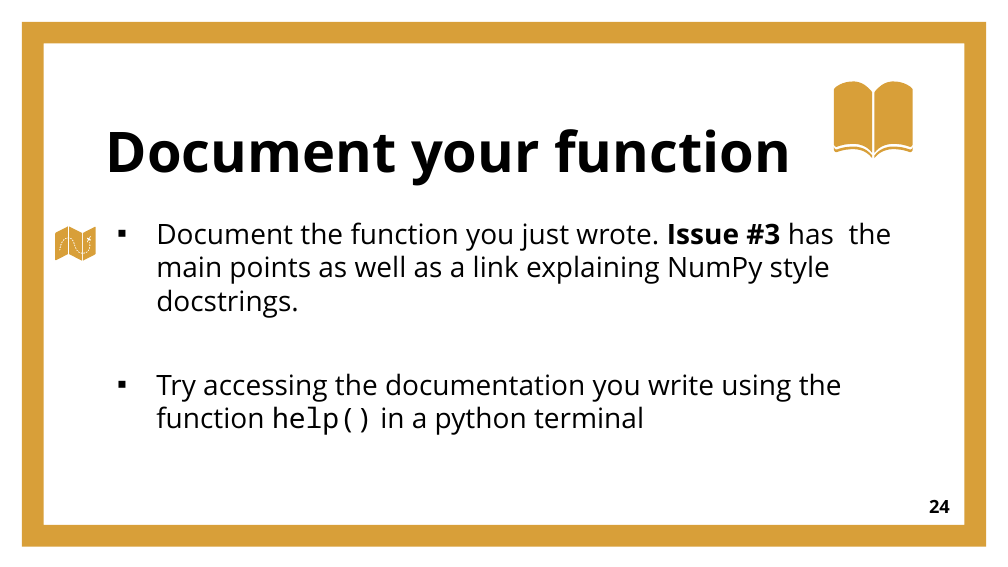
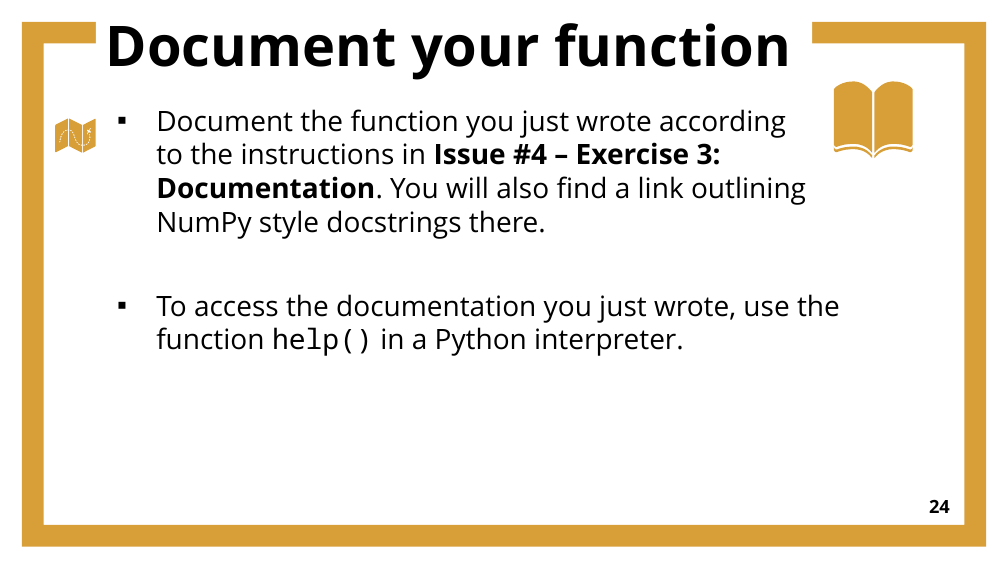
Before and after one commit to joejoeyjoseph/2019-camerino-ODD, a slide deck: slide 24 of materials/ODD_presentation.pptx. Drawn at 1008x567 pixels with LibreOffice and Linux fonts; fonts in the diff are those of the drawing. Boxes give left, top, right and bottom in pixels: in the first picture for what was removed or moved away, otherwise in the second. Text is boxed around its words. In the diff, an @@ line names an element or a change of style, - is before the commit and + after.

Commit message:
Updated presentation and exercises (tested versions)

```diff
--- a/materials/ODD_presentation.pptx
+++ b/materials/ODD_presentation.pptx
@@ title "Document your function": place and size @@
-title "Document your function" at (106,129,791,186)
+title "Document your function" at (106,23,791,80)
@@ title "Document your function" at (106,23,791,80): vertical alignment bottom to top @@
@@ 3 freeform shapes: place and size @@
-3 freeform shapes at (55,227,96,261)
+3 freeform shapes at (55,119,96,153)
@@ text at (156,109,840,356): text changed @@
-▪ Document the function you just wrote. Issue #3 has the main points as well as a link explaining NumPy style docstrings.
-▪ Try accessing the documentation you write using the function help() in a python terminal
+▪ Document the function you just wrote according
+  to the instructions in Issue #4 – Exercise 3: Documentation. You will also find a link outlining NumPy style docstrings there.
+▪ To access the documentation you just wrote, use the function help() in a Python interpreter.
```
Also in this commit, not shown: 28 other slides changed, 2 slides added, 3 slides removed, 2 other files.
